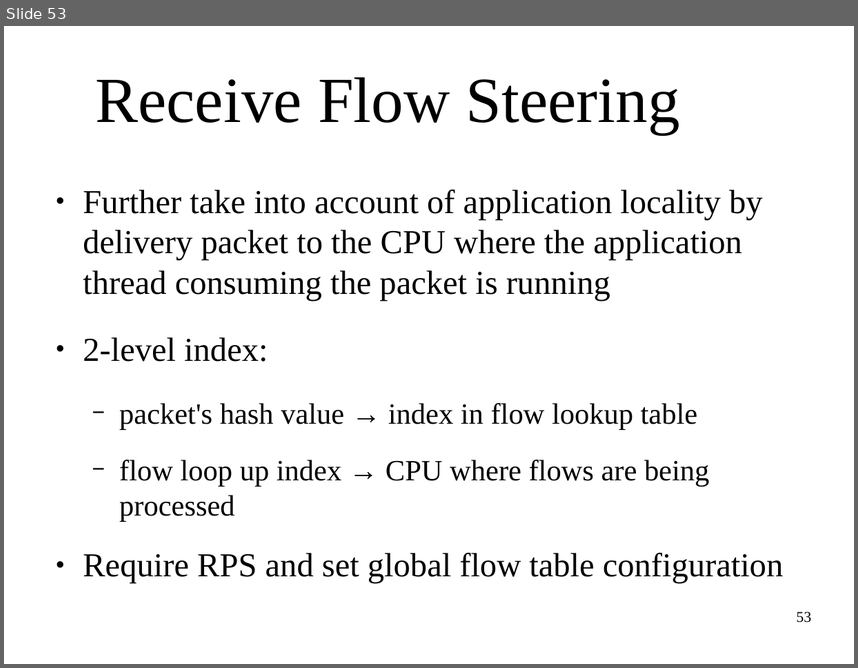
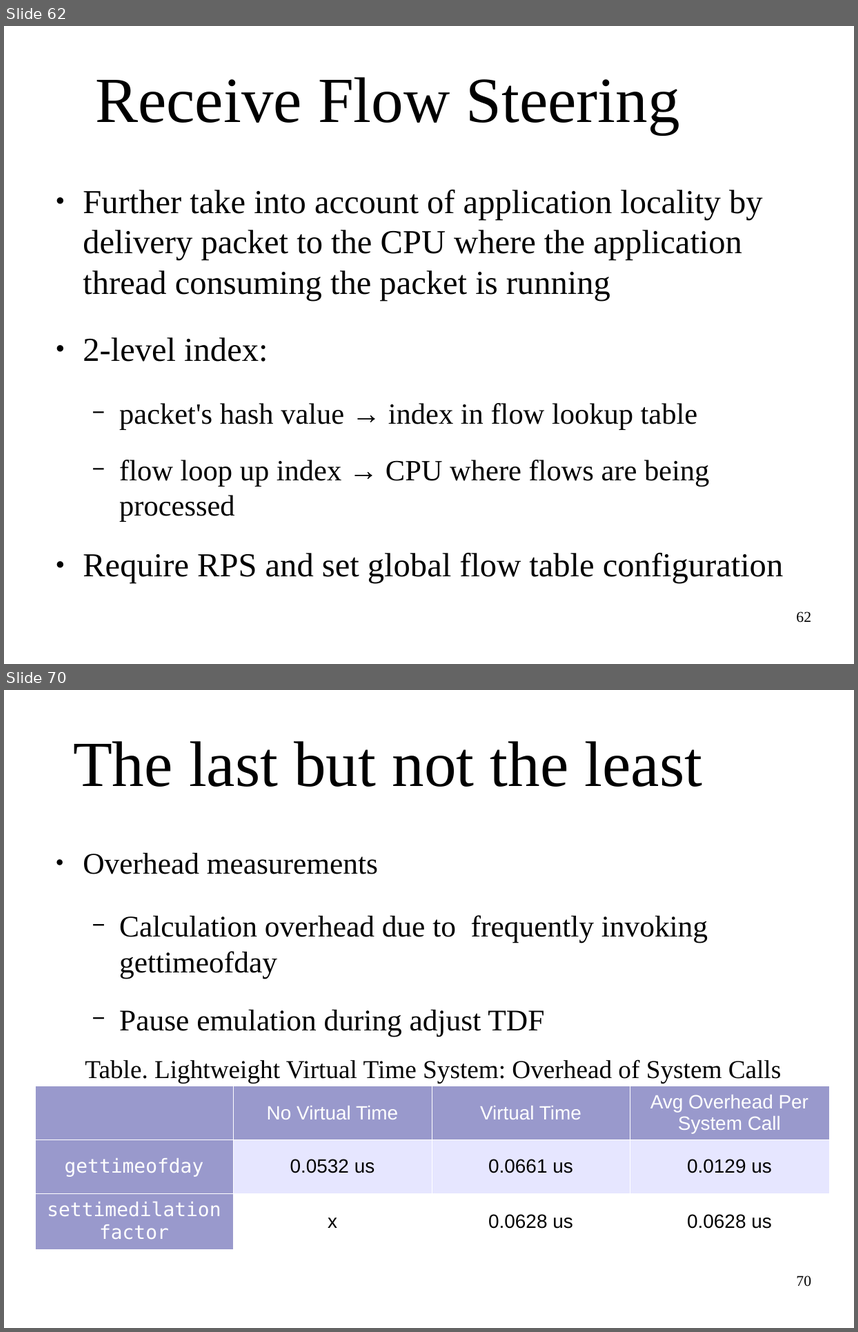
Before and after one commit to littlepretty/OralExam2015, a slide deck: VirtualTime.odp. Shown one above the other, each under a label of ours: slide 53 before the commit, slides 62 and 70 after it; the slides between them are not shown. The pictures are 858x668 and 858x1332 pixels, drawn with LibreOffice and Linux fonts; fonts in the diff are those of the drawing; background and template pictures are left out. Boxes give left, top, right and bottom in pixels: in the first picture for what was removed or moved away, otherwise in the second. Text is boxed around its words. In the diff, an @@ line names an element or a change of style, - is before the commit and + after.

```diff
--- a/VirtualTime.odp
+++ b/VirtualTime.odp
@@ slide 70 added at (4, 690, 854, 1328), background picture (left out) @@
@@ title added at (73, 741, 702, 787), 60 pt, text #000000 @@
+The last but not the least
@@ text added at (83, 853, 708, 1036), 28 pt, text #000000 @@
+● Overhead measurements
+  − Calculation overhead due to frequently invoking gettimeofday
+  − Pause emulation during adjust TDF
@@ text added at (85, 1059, 782, 1083), 24 pt, text #000000 @@
+Table. Lightweight Virtual Time System: Overhead of System Calls
@@ table added at (35, 1086, 829, 1250), 3 rows, 4 columns @@
+ | No Virtual Time | Virtual Time | Avg Overhead Per System Call
+gettimeofday | 0.0532 us | 0.0661 us | 0.0129 us
+settimedilationfactor | x | 0.0628 us | 0.0628 us
@@ page number added at (796, 1275, 811, 1286), 14 pt, text #000000 @@
+70
@@ what was slide 53 is now slide 62 @@
@@ page number at (796, 611, 811, 622): text changed @@
-53
+62
```
Also in this commit, not shown: 2 slides changed, 8 other slides added, 7 slides removed.
